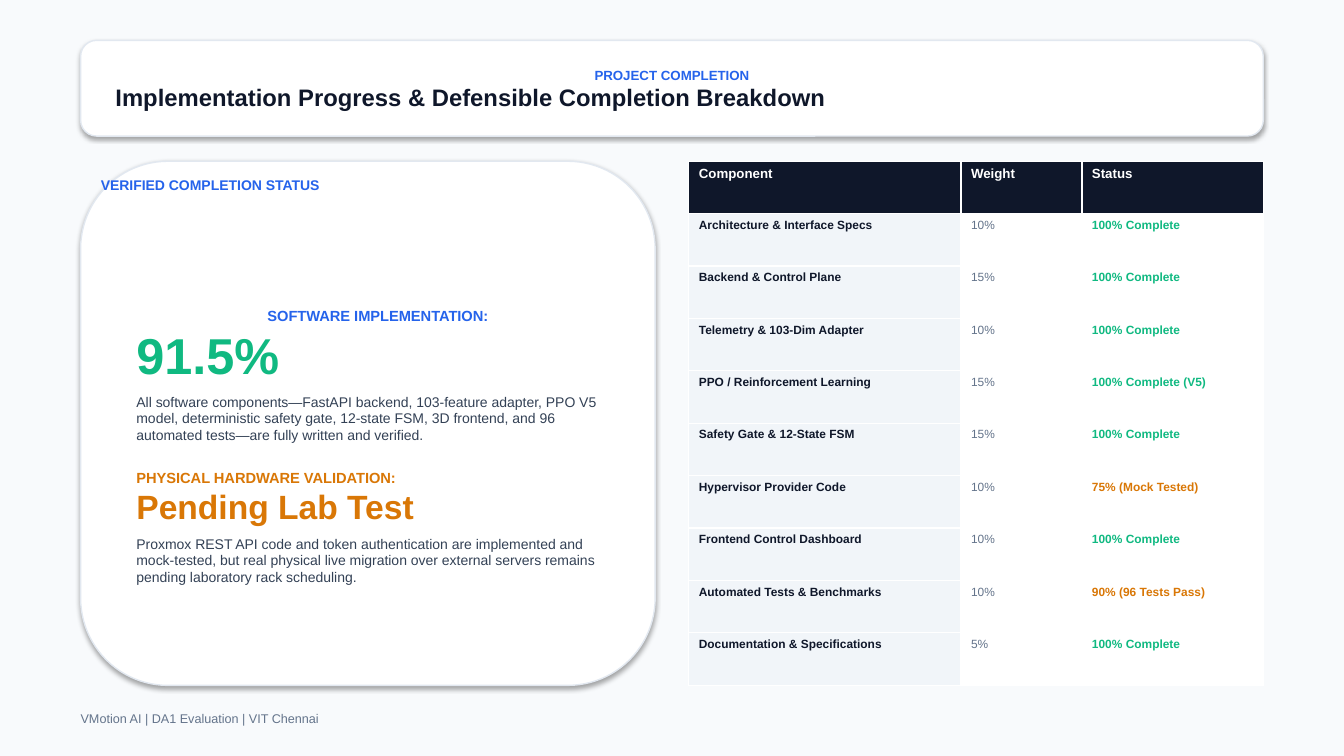
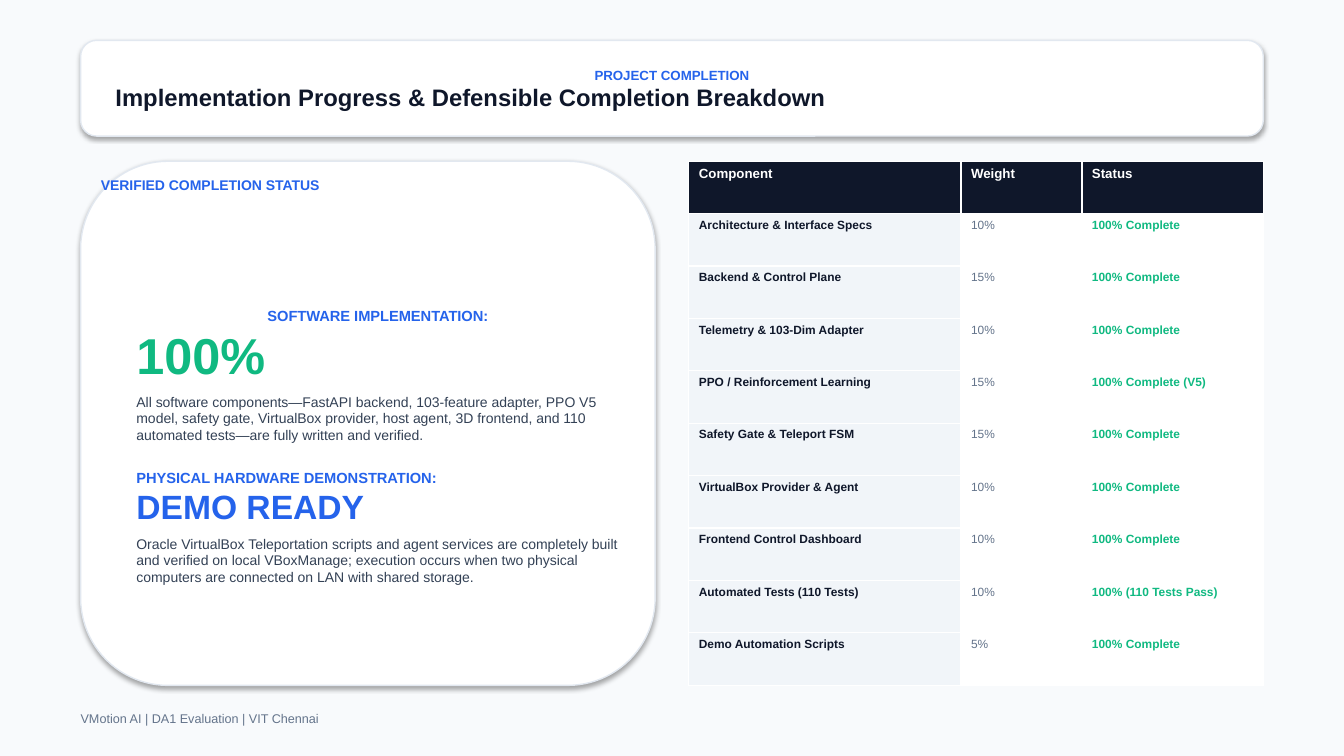
Before and after one commit to NithinSarvesh/vmotion-ai, a slide deck: slide 14 of VMotion_AI_DA1_Presentation_FINAL.pptx. Drawn at 1344x756 pixels with LibreOffice and Linux fonts; fonts in the diff are those of the drawing. Boxes give left, top, right and bottom in pixels: in the first picture for what was removed or moved away, otherwise in the second. Text is boxed around its words. In the diff, an @@ line names an element or a change of style, - is before the commit and + after.

Commit message:
feat: public cloud control plane with remote VirtualBox agents

```diff
--- a/VMotion_AI_DA1_Presentation_FINAL.pptx
+++ b/VMotion_AI_DA1_Presentation_FINAL.pptx
@@ table at [689, 161, 1263, 686] @@
-row 6, column 1: Safety Gate & 12-State FSM
+row 6, column 1: Safety Gate & Teleport FSM
-row 7, column 1: Hypervisor Provider Code
+row 7, column 1: VirtualBox Provider & Agent
-row 7, column 3: 75% (Mock Tested)
+row 7, column 3: 100% Complete
-row 9, column 1: Automated Tests & Benchmarks
+row 9, column 1: Automated Tests (110 Tests)
-row 9, column 3: 90% (96 Tests Pass)
+row 9, column 3: 100% (110 Tests Pass)
-row 10, column 1: Documentation & Specifications
+row 10, column 1: Demo Automation Scripts
@@ text in rounded rectangle at [136, 338, 618, 585]: text changed @@
-91.5%
-All software components—FastAPI backend, 103-feature adapter, PPO V5 model, deterministic safety gate, 12-state FSM, 3D frontend, and 96 automated tests—are fully written and verified.
-PHYSICAL HARDWARE VALIDATION:
-Pending Lab Test
-Proxmox REST API code and token authentication are implemented and mock-tested, but real physical live migration over external servers remains pending laboratory rack scheduling.
+100%
+All software components—FastAPI backend, 103-feature adapter, PPO V5 model, safety gate, VirtualBox provider, host agent, 3D frontend, and 110 automated tests—are fully written and verified.
+PHYSICAL HARDWARE DEMONSTRATION:
+DEMO READY
+Oracle VirtualBox Teleportation scripts and agent services are completely built and verified on local VBoxManage; execution occurs when two physical computers are connected on LAN with shared storage.
```
Also in this commit, not shown: 15 other slides changed, 34 other files.
